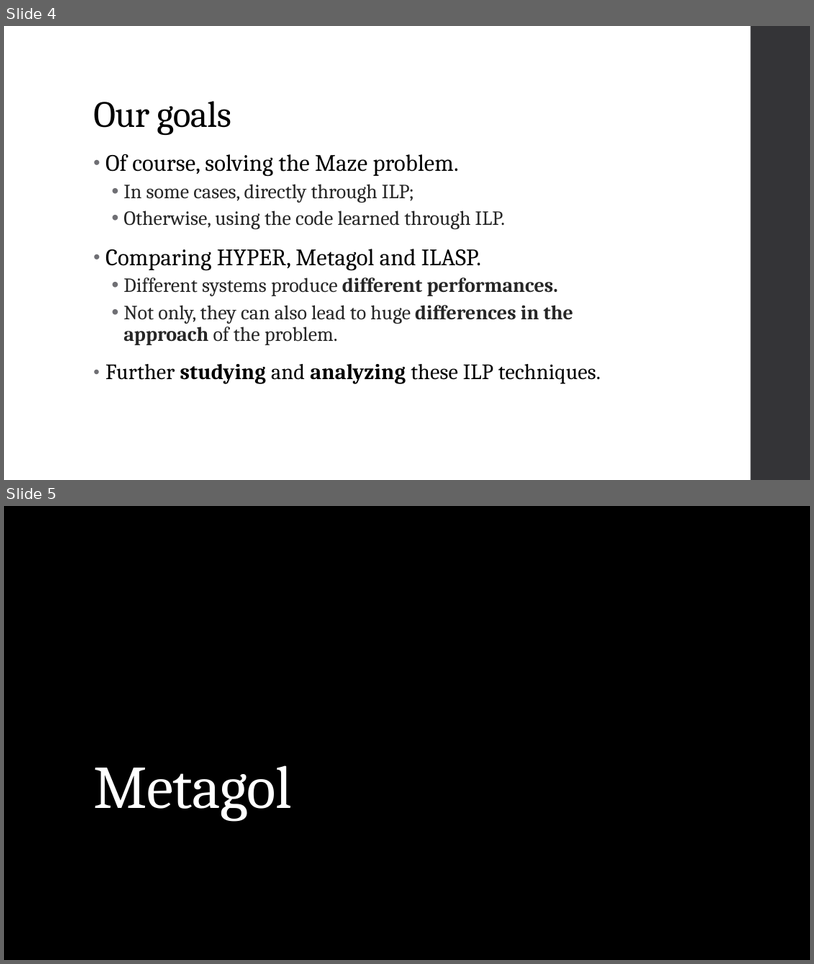
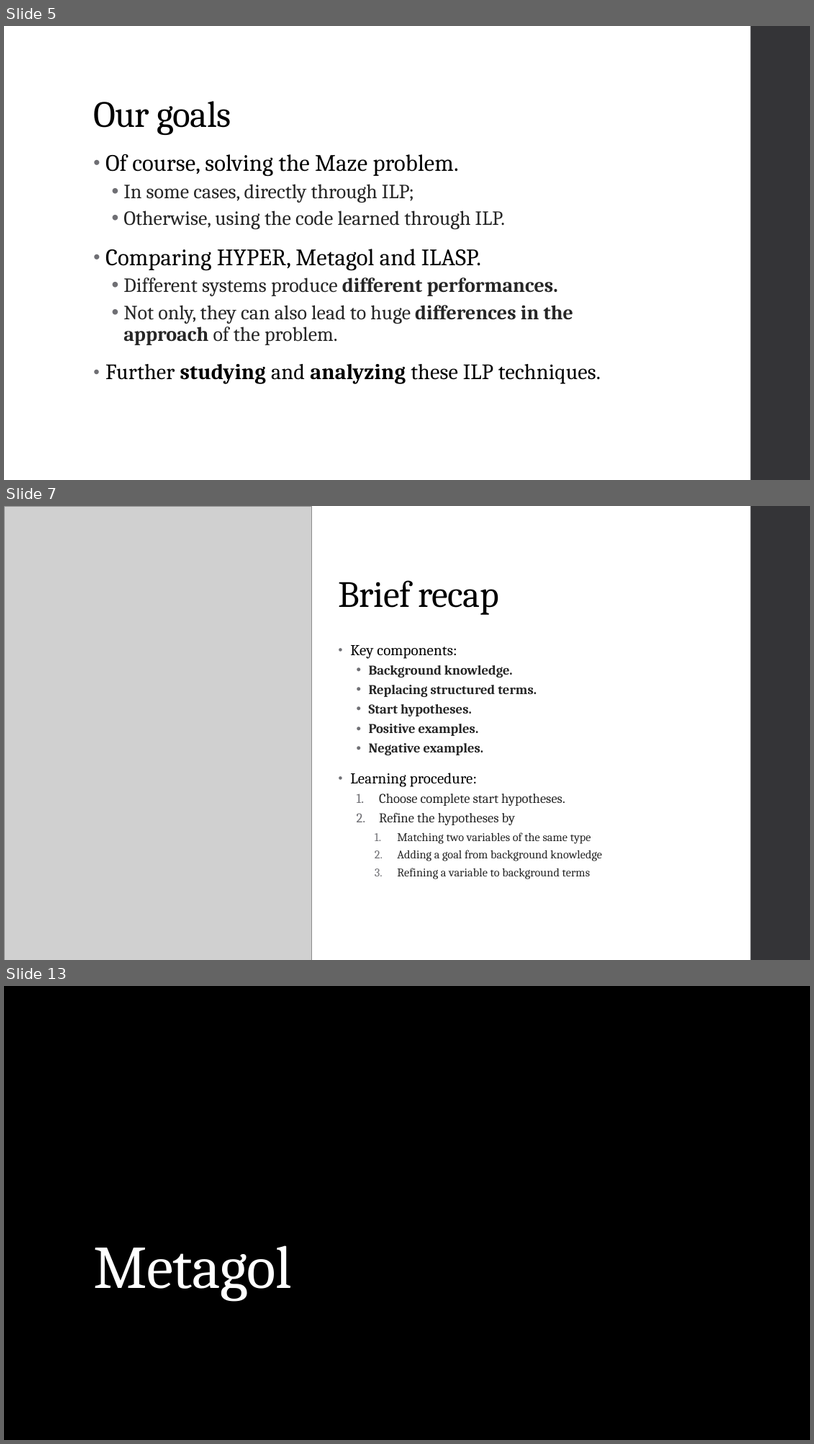
Before and after one commit to Alex-Dell1/ATAI_Maze_Project, a slide deck: ATAI_Presentation.pptx. Shown one above the other, each under a label of ours: slides 4 and 5 before the commit, slides 5, 7 and 13 after it; the slides between them are not shown. The pictures are 814x964 and 814x1444 pixels, drawn with LibreOffice and Linux fonts; fonts in the diff are those of the drawing; grey boxes stand for pictures; background and template pictures are left out. Boxes give left, top, right and bottom in pixels: in the first picture for what was removed or moved away, otherwise in the second. Text is boxed around its words. In the diff, an @@ line names an element or a change of style, - is before the commit and + after.

```diff
--- a/ATAI_Presentation.pptx
+++ b/ATAI_Presentation.pptx
@@ slide 7 added at (4,506,810,960), background #FFFFFF; not listed: 1 template element that a slide beside it also shows @@
@@ picture added at (4,506,312,960) @@
@@ title added at (339,580,499,615), 44 pt, text #000000 @@
+Brief recap
@@ text added at (350,645,602,879), 16 pt, text #262626 @@
+• Key components:
+  • Background knowledge.
+  • Replacing structured terms.
+  • Start hypotheses.
+  • Positive examples.
+  • Negative examples.
+• Learning procedure:
+  1. Choose complete start hypotheses.
+  2. Refine the hypotheses by
+    1. Matching two variables of the same type
+    2. Adding a goal from background knowledge
+    3. Refining a variable to background terms
@@ what was slide 4 is now slide 5 @@
@@ what was slide 5 is now slide 13 @@
```
Also in this commit, not shown: 6 slides changed, 12 other slides added, 1 other file.
